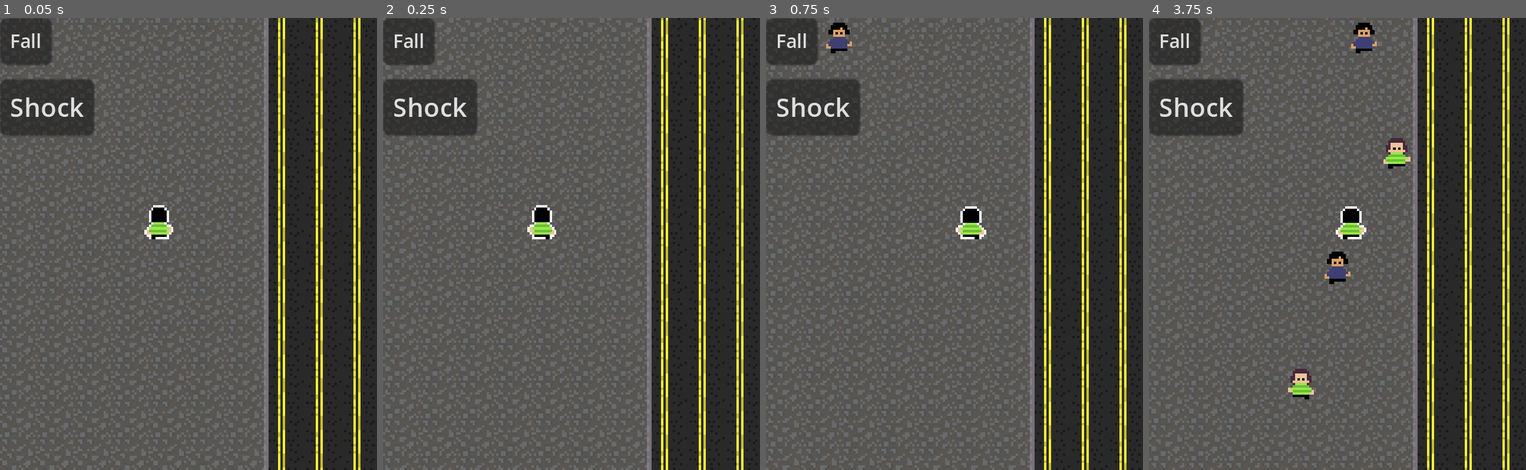
Above: before the commit, frames 1-4 (left to right).
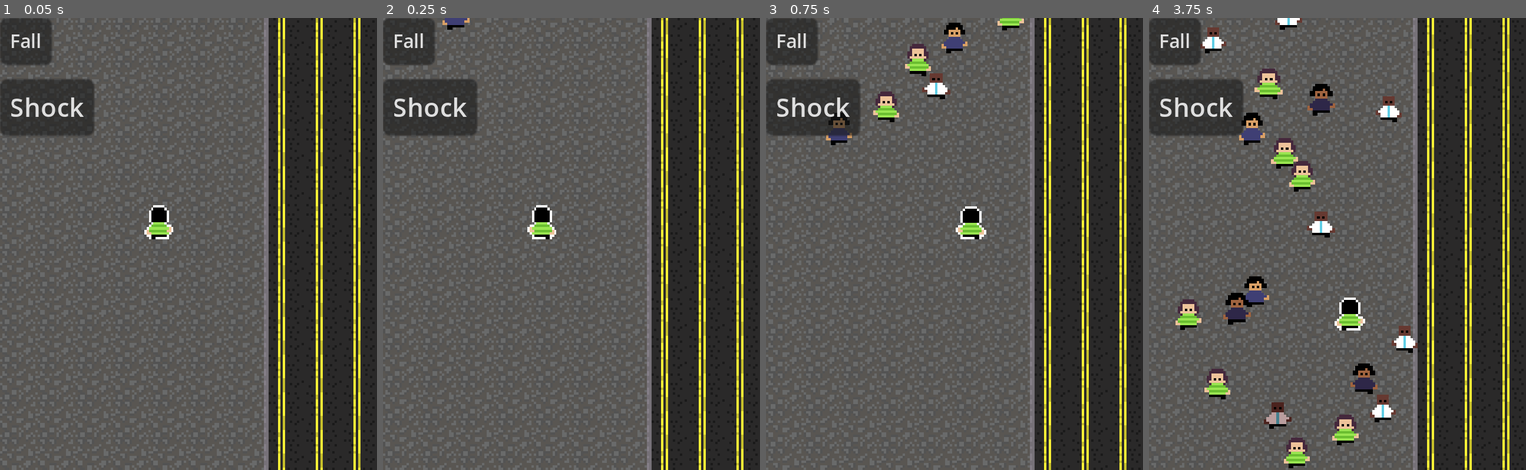
Above: after the commit, the same moments.

Repository: vitrolarium/brazilian-sidewalk
Game: Godot game, scene res://Objects/Scenes/Main.tscn
The game is run twice, just before and just after one commit, with the same random seed, the same clock (stepped at 60 frames per second) and the same inputs.
Inputs:
- Up to frame 1 (0.05 s): no input
- Up to frame 2 (0.25 s): no input
- Up to frame 3 (0.75 s): hold D (move_right) from 0.53 s (still down)
- Up to frame 4 (3.75 s): release D (move_right) at 1.28 s; hold S (move_down) 1.28-2.03 s; hold D (move_right) 2.03-2.78 s; hold W (move_up) 2.78-3.53 s; hold A (move_left) from 3.53 s (still down)

Frame 1 is identical in both runs. In frame 2, 0.1% of the frame differs, in the area x 15-23%, y 0-3%; in frame 3, 1.9%; in frame 4, 7.6%, in the area x 7-72%, y 0-100%.
Error after the commit: Invalid access to property or key 'position' on a base object of type 'null instance'. (res://Objects/WalkingPeoples/walking-people-base.gd:39)

Commit message:
code improvements

Diff:
--- a/Objects/WalkingPeoples/walking-people-base.gd
+++ b/Objects/WalkingPeoples/walking-people-base.gd
@@ -3,7 +3,9 @@
 const PLAYER_COLLISION_VALUE = 2
 const WALK_DIRECTION := Vector2.DOWN
 const NORMAL_SPEED_SCALE = 1
+const NORMAL_COLOR = Color(1, 1, 1)
 const STRESSED_SPEED_SCALE = 2
+const STRESSED_COLOR = Color(0.73, 0.62, 0.62)
 
 @export var speed : int = 98
 @export var dodge_speed : int = 49
@@ -14,14 +16,16 @@
 func activate():
 	_enabled = true
 	$AnimationPlayer.speed_scale = NORMAL_SPEED_SCALE if not is_stressed else STRESSED_SPEED_SCALE
-	$AnimationPlayer.play()
+	modulate = NORMAL_COLOR if not is_stressed else STRESSED_COLOR
+	$AnimationPlayer.play("walking")
 
 func deactivate():
 	_enabled = false
 	$AnimationPlayer.pause()
 
 func is_player_on_detection(collider_index) -> bool:
-	return $ObjectDetection.get_collider(0).get_collision_layer_value(PLAYER_COLLISION_VALUE)
+	var col = $ObjectDetection.get_collider(collider_index) as CollisionObject2D
+	return col and col.get_collision_layer_value(PLAYER_COLLISION_VALUE)
 
 func walk_dodge(dodge_direction : float):
 	velocity = WALK_DIRECTION * speed
--- a/Objects/WalkingPeoples/walking_people_spawner.gd
+++ b/Objects/WalkingPeoples/walking_people_spawner.gd
@@ -2,15 +2,20 @@
 
 enum PeopleType {NORMAL, STRESSED}
 
+@export_category("Summon Timer")
+@export var summon_wait_time : float = 0.5
+@export_category("Walking People Settings")
 @export var walking_peoples : Array
 @export var normal_people_speed : int = 98
 @export var stressed_people_speed : int = 148
 @export var stressed_people_chance : float = 0.2
 
-func activate(): $SummonTimer.start()
+var _summon_timer : Timer
+
+func activate(): _summon_timer.start()
 
 func deactivate(stop_peoples := false):
-	$SummonTimer.stop()
+	_summon_timer.stop()
 	if stop_peoples:
 		for child in get_children():
 			if child is CharacterBody2D and child.has_method("deactivate"):
@@ -40,3 +45,9 @@
 			push_error("the object ", choosen_people, "is not a CharacterBody2D.")
 	else:
 		push_error("the walking_peoples array has values that cannot be converted to PackedScene.")
+
+func _ready() -> void:
+	_summon_timer = Timer.new()
+	_summon_timer.connect("timeout", summon_people)
+	_summon_timer.wait_time = summon_wait_time
+	add_child(_summon_timer)
--- a/Objects/WalkingPeoples/walking_people_spawner.tscn
+++ b/Objects/WalkingPeoples/walking_people_spawner.tscn
@@ -13,11 +13,8 @@
 
 [node name="WalkingPeopleSpawner" type="Node2D"]
 script = ExtResource("1_x7g5s")
+summon_wait_time = 0.1
 walking_peoples = [ExtResource("2_ei0mk"), ExtResource("3_r5swy"), ExtResource("4_35mfc")]
-stressed_people_chance = 0.1
-
-[node name="SummonTimer" type="Timer" parent="."]
-wait_time = 0.5
 
 [node name="SpawnPath" type="Path2D" parent="."]
 curve = SubResource("Curve2D_jpv5f")
@@ -26,5 +23,3 @@
 position = Vector2(8, -8)
 v_offset = -8.0
 rotates = false
-
-[connection signal="timeout" from="SummonTimer" to="." method="summon_people"]
